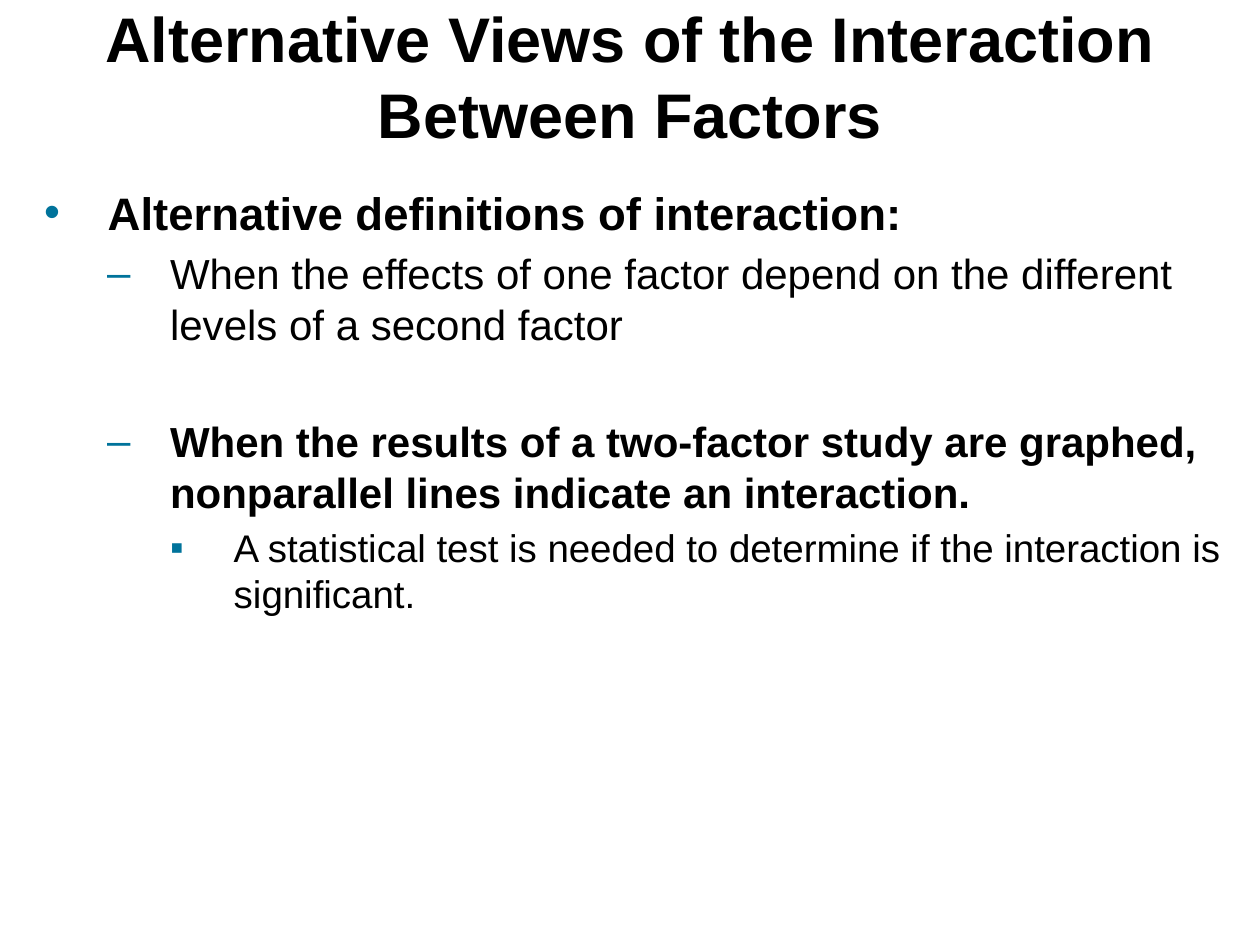
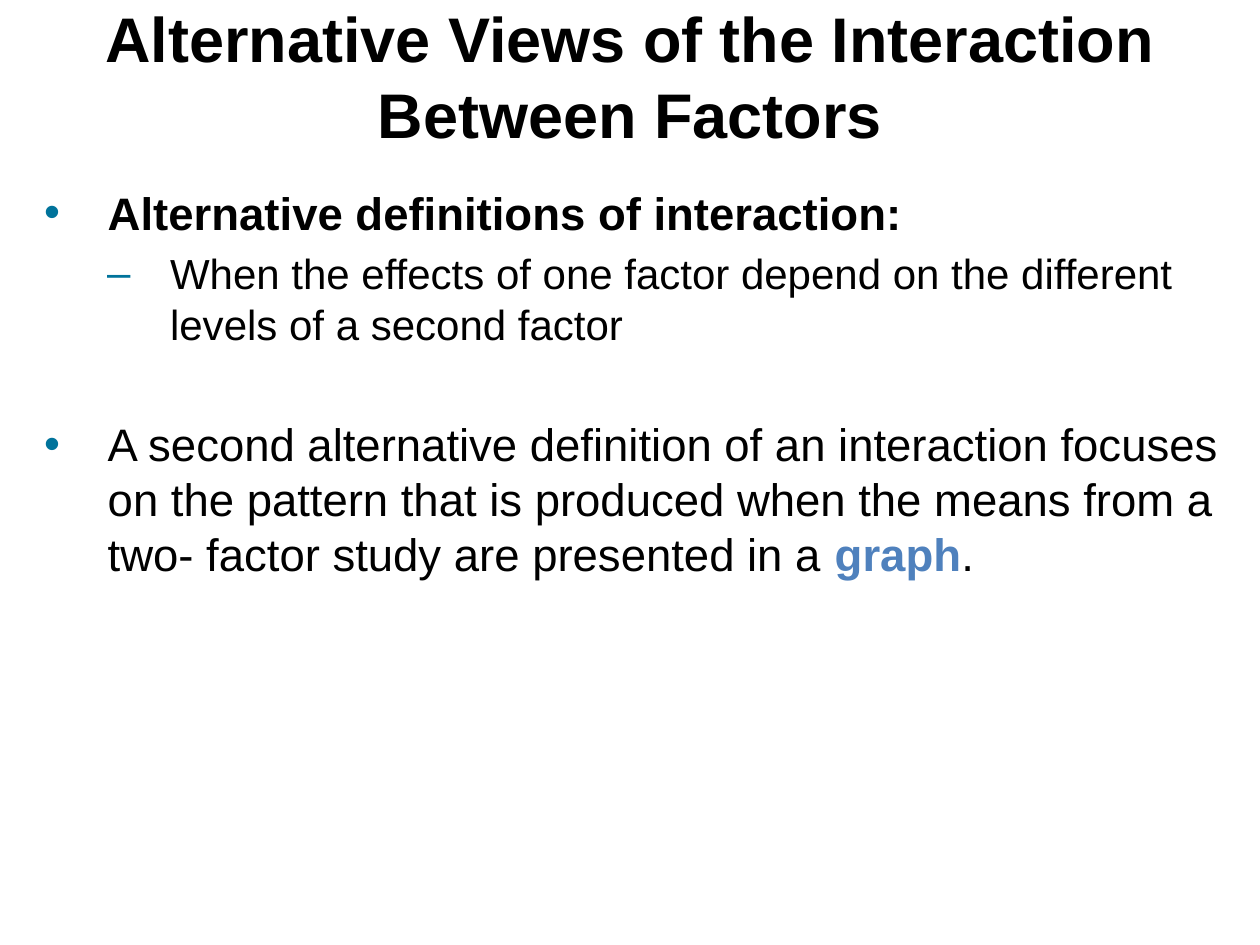
Before and after one commit to npm27/Teaching-Materials, a slide deck: slide 10 of Research Methods/Slides/Chapter 11.pptx (slide 8 before the commit). Drawn at 1260x945 pixels with LibreOffice and Linux fonts; fonts in the diff are those of the drawing. Boxes give left, top, right and bottom in pixels: in the first picture for what was removed or moved away, otherwise in the second. Text is boxed around its words. In the diff, an @@ line names an element or a change of style, - is before the commit and + after.

```diff
--- a/Research Methods/Slides/Chapter 11.pptx
+++ b/Research Methods/Slides/Chapter 11.pptx
@@ text at [108, 428, 1218, 580]: text changed; size 24 to 26 pt; bold off @@
-  – When the results of a two-factor study are graphed, nonparallel lines indicate an interaction.
-    ▪ A statistical test is needed to determine if the interaction is significant.
+• A second alternative definition of an interaction focuses on the pattern that is produced when the means from a two- factor study are presented in a graph.
```
Also in this commit, not shown: 5 other slides changed, 6 slides added, 1 other file.
